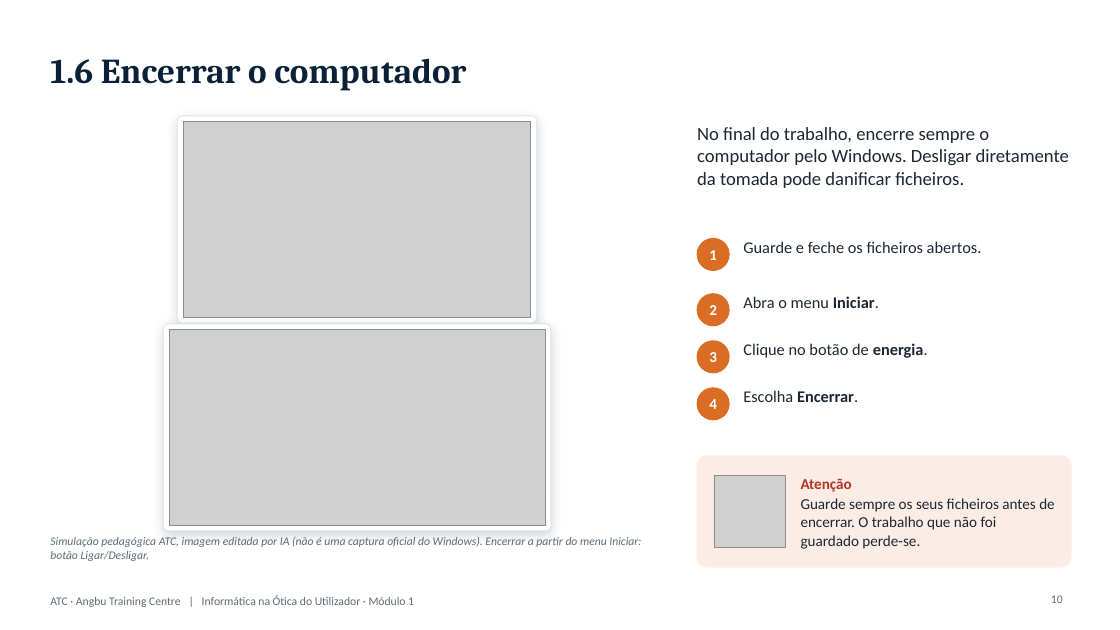
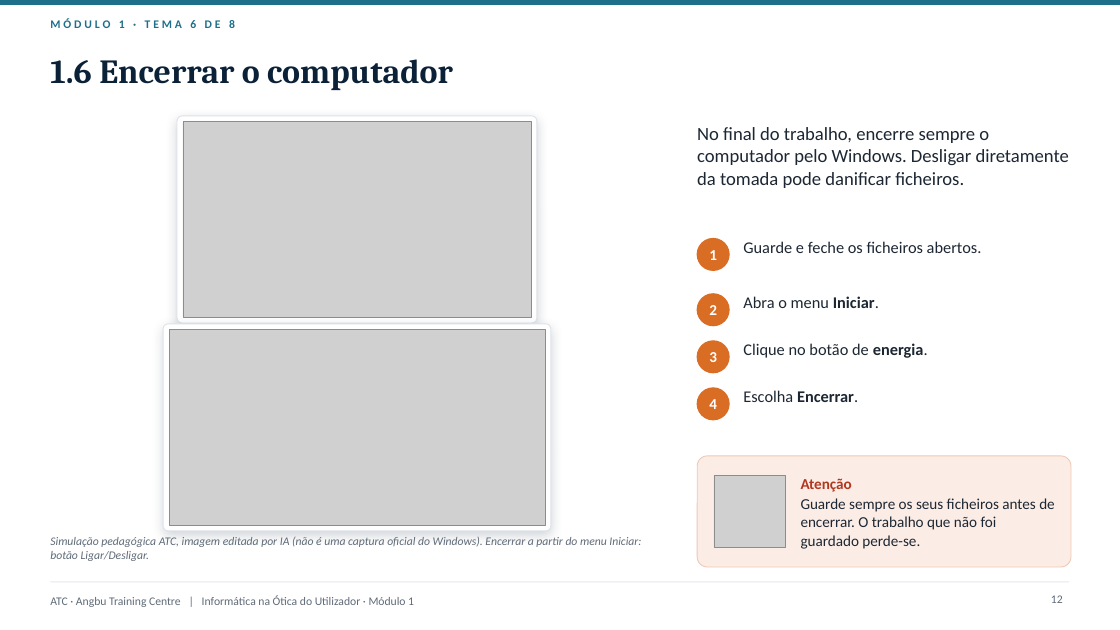
Before and after one commit to almeidaojose36/atc_lms, a slide deck: slide 12 of producao/apresentacoes/Informatica_Modulo1.pptx (slide 10 before the commit). Drawn at 1120x630 pixels with LibreOffice and Linux fonts; fonts in the diff are those of the drawing; grey boxes stand for pictures; background and template pictures are left out. Boxes give left, top, right and bottom in pixels: in the first picture for what was removed or moved away, otherwise in the second. Text is boxed around its words. In the diff, an @@ line names an element or a change of style, - is before the commit and + after.

```diff
--- a/producao/apresentacoes/Informatica_Modulo1.pptx
+++ b/producao/apresentacoes/Informatica_Modulo1.pptx
@@ rectangle added at box(0, 0, 1120, 5), fill #1E6F8A @@
@@ text added at box(50, 18, 235, 28), 10 pt, text #1E6F8A, bold @@
+MÓDULO 1 · TEMA 6 DE 8
@@ title "1.6 Encerrar o computador" at box(50, 59, 453, 90): size 30 to 29 pt @@
@@ rounded rectangle at box(697, 456, 1071, 567): outline #FBEDE6 1 pt to #F0C7B4 0.75 pt @@
@@ rectangle added at box(50, 581, 1070, 582), fill #E3E8EE @@
@@ page number at box(1051, 595, 1063, 603): text changed @@
-10
+12
```
Also in this commit, not shown: 16 other slides changed, 2 slides added, 22 other files.
